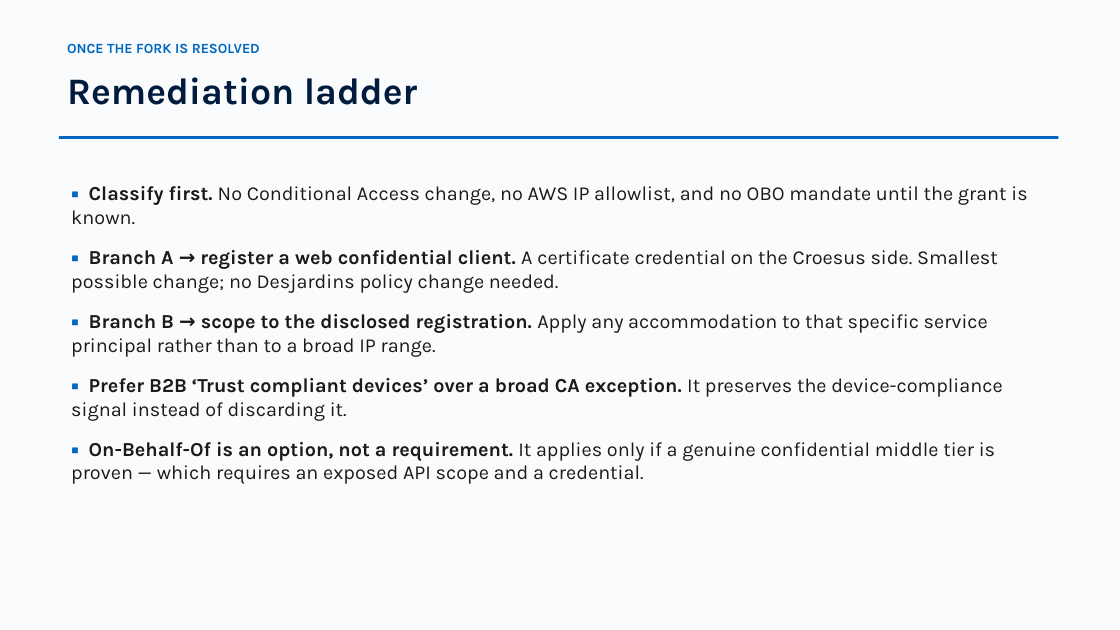
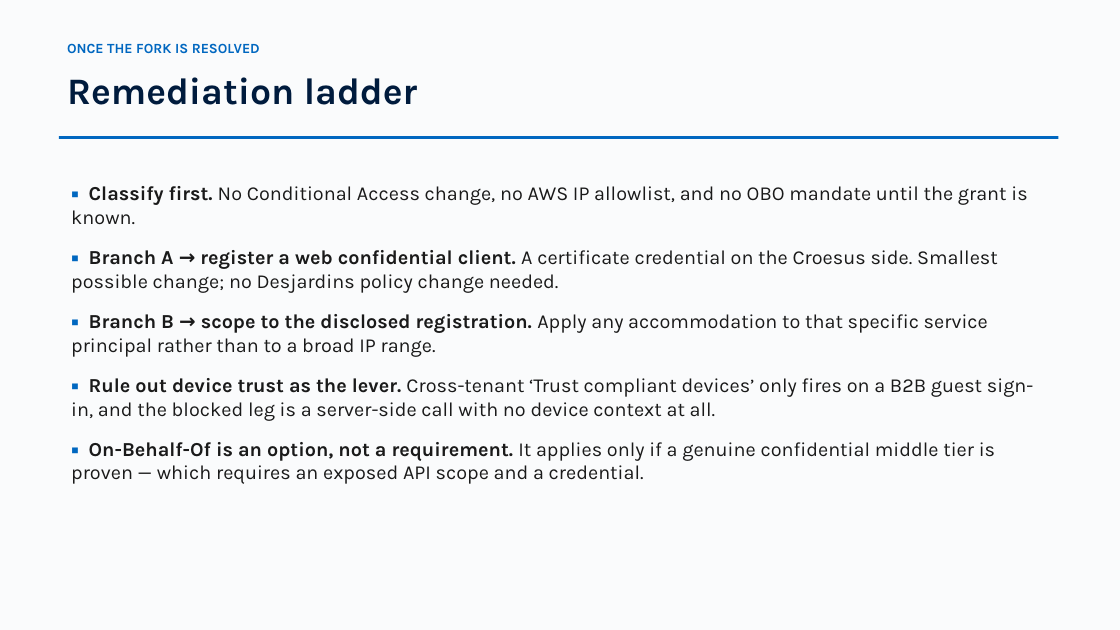
Before and after one commit to devopsabcs-engineering/croesus, a slide deck: slide 11 of docs/deck/croesus-session-deck.pptx. Drawn at 1120x630 pixels with LibreOffice and Linux fonts; fonts in the diff are those of the drawing. Boxes give left, top, right and bottom in pixels: in the first picture for what was removed or moved away, otherwise in the second. Text is boxed around its words. In the diff, an @@ line names an element or a change of style, - is before the commit and + after.

Commit message:
fix: update documentation and session deck generation script to clarify device trust limitations and recommended accommodations

```diff
--- a/docs/deck/croesus-session-deck.pptx
+++ b/docs/deck/croesus-session-deck.pptx
@@ text at bbox=[71, 378, 1033, 421]: text changed @@
-▪ Prefer B2B ‘Trust compliant devices’ over a broad CA exception. It preserves the device-compliance signal instead of discarding it.
+▪ Rule out device trust as the lever. Cross-tenant ‘Trust compliant devices’ only fires on a B2B guest sign-in, and the blocked leg is a server-side call with no device context at all.
```
Also in this commit, not shown: 4 other files.
